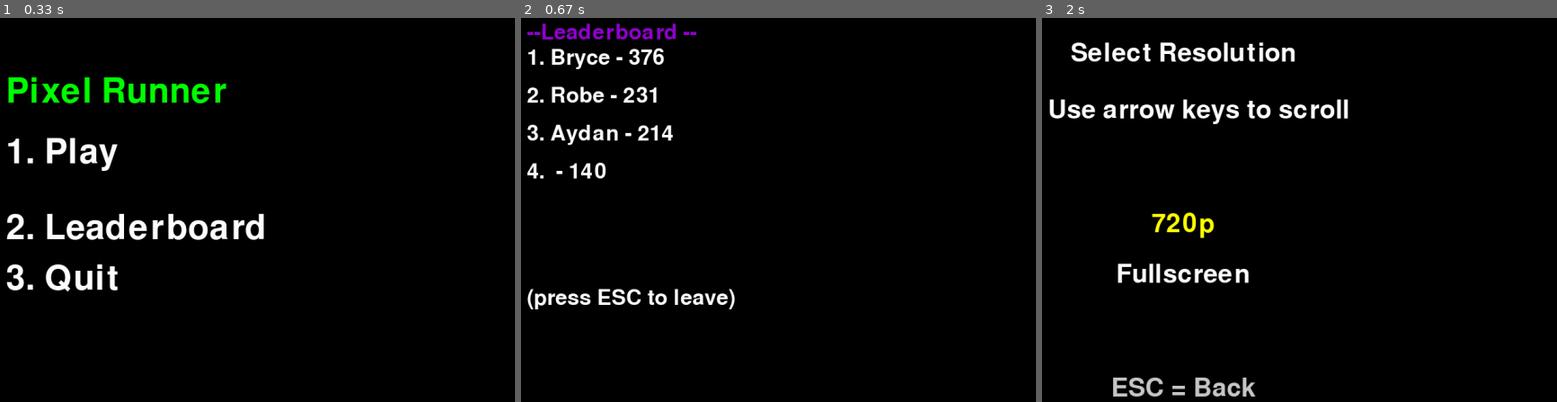
Above: before the commit, frames 1-3 (left to right).
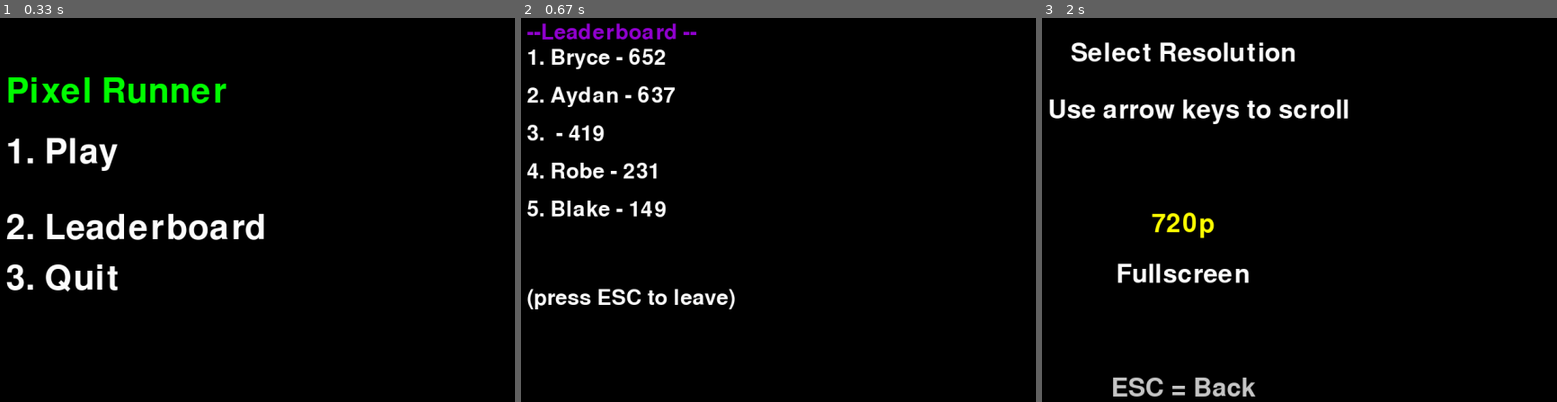
Above: after the commit, the same moments.

Repository: bmcmonigle8180/PixelRunner
Game: pygame game, started from pygame models/PixelRunner.py
Two runs of this game, one before a commit and one after it. Both use one fixed random seed, a clock stepped at 60 frames per second and the inputs below.
Inputs:
- Up to frame 1 (0.33 s): no input
- Up to frame 2 (0.67 s): tap 2 at 0.33 s
- Up to frame 3 (2 s): hold Up 0.67-1.13 s; tap 1 at 1.95 s

Frame 1 is identical in both runs. In frame 2, 2.2% of the frame differs, in the area x 1-30%, y 7-52%; in frame 3, nothing differs.

Commit message:
test upd

Diff:
--- a/pygame models/leaderboard.txt
+++ b/pygame models/leaderboard.txt
@@ -1,6 +1,8 @@
-Aydan,214
-,140
-Bryce,376
+Aydan,637
+,419
+Bryce,652
 Robe,231
+Blake,149
+makenzie,140
 
-,22
+,36
--- a/pygame models/tests.py
+++ b/pygame models/tests.py
@@ -2,8 +2,77 @@
 import sys
 import random
 import os
-import time
+
 pygame.init()
+
+# ------------------- Sound Effects & Music Playlist ------------------- #
+# Placeholder paths for sound effects
+sound_effect_paths = {
+    "menu_click": "C:/Users/bmcmonigle8180/Documents/PixelRunner/PixelRunner/pygame models/MenuClicks.mp3",
+    "jump": "C:/Users/bmcmonigle8180/Documents/PixelRunner/PixelRunner/pygame models/GameJump.mp3",
+    "lose": "C:/Users/bmcmonigle8180/Documents/PixelRunner/PixelRunner/pygame models/GameLoss.mp3",
+}
+
+# Load sound effects
+sound_effects = {}
+for key, path in sound_effect_paths.items():
+    sound_effects[key] = pygame.mixer.Sound(path)
+
+# Set initial volumes
+sound_volumes = {
+    "menu_click": 1.3,
+    "jump": 999999999999999999999999.,
+    "lose": 999999999999999999999999.
+}
+for key, sound in sound_effects.items():
+    sound.set_volume(sound_volumes[key])
+
+# ------------------- Music Management ------------------- #
+menu_music_paths = [
+    "C:/Users/bmcmonigle8180/Documents/PixelRunner/PixelRunner/pygame models/MenuMusic.mp3",
+    "C:/Users/bmcmonigle8180/Documents/PixelRunner/PixelRunner/pygame models/MenuMusic.mp3"
+]
+game_music_paths = [
+    "C:/Users/bmcmonigle8180/Documents/PixelRunner/PixelRunner/pygame models/GameMusic-1.mp3",
+    "C:/Users/bmcmonigle8180/Documents/PixelRunner/PixelRunner/pygame models/GameMusic-2.mp3",
+    "C:/Users/bmcmonigle8180/Documents/PixelRunner/PixelRunner/pygame models/GameMusic-3.mp3"
+]
+
+menu_music_playlist = []
+game_music_playlist = []
+
+def play_menu_music():
+    global menu_music_playlist
+    if not menu_music_playlist:
+        menu_music_playlist = menu_music_paths.copy()
+        random.shuffle(menu_music_playlist)
+    track = menu_music_playlist.pop()
+    pygame.mixer.music.load(track)
+    pygame.mixer.music.set_volume(0.05)
+    pygame.mixer.music.play(-1)
+
+def play_game_music():
+    global game_music_playlist
+    if not game_music_playlist:
+        game_music_playlist = game_music_paths.copy()
+        random.shuffle(game_music_playlist)
+    track = game_music_playlist.pop()
+    pygame.mixer.music.load(track)
+    pygame.mixer.music.set_volume(0.05)
+    pygame.mixer.music.play()
+
+def check_music():
+    if not pygame.mixer.music.get_busy():
+        # For simplicity, keep playing game music
+        play_game_music()
+
+# Helper function for menu click sound
+def play_menu_click():
+    sound_effects["menu_click"].play()
+
+# ------------------ Rest of your code ------------------ #
+# Replace previous sound effect initializations with the new structure
+# and call play_menu_music() at start of menu, play_game_music() at game start
 
 # ---------------- Initial temporary screen ---------------- #
 screen = pygame.display.set_mode((1280, 720))
@@ -12,17 +81,14 @@
 
 # ---------------- Assets ---------------- #
 backgroundImg = pygame.image.load("C:/Users/bmcmonigle8180/Documents/SE/SE.git/pygame models/pixilart-drawing.png")
-
 female_imgs = [
     pygame.image.load("C:/Users/bmcmonigle8180/Documents/SE/SE.git/pygame models/femmovewalkanim1-pixilart (3).png").convert_alpha(),
     pygame.image.load("C:/Users/bmcmonigle8180/Documents/SE/SE.git/pygame models/femmovewalkanim2-pixilart (5).png").convert_alpha()
 ]
-
 male_imgs = [
     pygame.image.load("C:/Users/bmcmonigle8180/Documents/SE/SE.git/pygame models/malewalkanim1.png").convert_alpha(),
     pygame.image.load("C:/Users/bmcmonigle8180/Documents/SE/SE.git/pygame models/malewalkanim2.png").convert_alpha()
 ]
-
 obstacle_img = pygame.image.load("C:/Users/bmcmonigle8180/Documents/SE/SE.git/pygame models/seat-model-pixilart.png").convert_alpha()
 overhead_img = pygame.image.load("C:/Users/bmcmonigle8180/Documents/SE/SE.git/pygame models/brick-over-head-pixilart.png").convert_alpha()
 
@@ -32,9 +98,10 @@
 ground_level_ratio = 0.82
 LEADERBOARD_FILE = "leaderboard.txt"
 
-BASE_SPEED = 5
-MAX_SPEED = 15
+BASE_SPEED = 6
+MAX_SPEED = 200
 BASE_ACCEL = 0.0025
+
 MAX_SPACING = 1000
 MIN_SPACING = 150
 OVERHEAD_HEIGHT_OFFSET = 105
@@ -74,6 +141,7 @@
                 elif event.key == pygame.K_DOWN:
                     selected = (selected + 1) % len(options)
                 elif event.key == pygame.K_RETURN:
+                    play_menu_click()
                     chosen = options[selected]
                     if chosen == "Fullscreen":
                         return (max_width, max_height), pygame.FULLSCREEN
@@ -152,16 +220,17 @@
                 continue
     return sorted(scores.items(), key=lambda x: x[1], reverse=True)[:5]
 
-#----------- Spawn Checker ---------------#
-def can_spawn(new_x, obstacles, overheads):
-    for r in obstacles:
-        if abs(r.x - new_x) < MIN_SPACING:
-            return False
-    for r in overheads:
-        if abs(r.x - new_x) < MIN_SPACING:
+# ----------- Spawn checker ----------- #
+def can_spawn(new_x, obstacles, overheads, min_distance=MIN_SPACING):
+    for r in obstacles + overheads:
+        if abs(r.x - new_x) < min_distance:
             return False
     return True
-#change spacings in contents
+
+# ----------- Dynamic min distance based on speed ----------- #
+def get_dynamic_min_distance(speed):
+    return max(MIN_SPACING, int(MIN_SPACING + (speed - BASE_SPEED) * 2))
+
 # ---------------- Game Function ---------------- #
 def run_game(username, player_imgs):
     player_x = 100
@@ -181,7 +250,30 @@
 
     font = pygame.font.Font(None, 40)
 
+    def spawn_obstacles():
+        for _ in range(20):
+            new_x = WIDTH + random.randint(100, 1500)
+            if can_spawn(new_x, obstacles, overheads, current_min_distance):
+                rect = obstacle_img_scaled.get_rect()
+                rect.x = new_x
+                rect.y = ground_level - rect.height
+                obstacles.append(rect)
+                break
+
+    def spawn_overheads():
+        for _ in range(20):
+            new_x = WIDTH + random.randint(200, 1500)
+            if can_spawn(new_x, obstacles, overheads, current_min_distance):
+                rect = overhead_img_scaled.get_rect()
+                rect.x = new_x
+                rect.y = ground_level - player_imgs[0].get_height() - OVERHEAD_HEIGHT_OFFSET
+                overheads.append(rect)
+                break
+
     while True:
+        check_music()
+        current_min_distance = get_dynamic_min_distance(scroll_speed)
+
         # Scroll background
         bg_x1 -= scroll_speed
         bg_x2 -= scroll_speed
@@ -201,6 +293,10 @@
             if event.type == pygame.KEYDOWN:
                 if event.key == pygame.K_SPACE and player_y >= ground_level - player_imgs[0].get_height():
                     velocity_y = jump_strength
+                    sound_effects["jump"].play()
+                # Menu click sound for menu navigation
+                elif event.key in [pygame.K_UP, pygame.K_DOWN, pygame.K_1, pygame.K_2, pygame.K_RETURN]:
+                    play_menu_click()
 
         # Player physics
         velocity_y += gravity
@@ -209,6 +305,7 @@
             player_y = ground_level - player_imgs[0].get_height()
             velocity_y = 0
 
+        # Increase speed gradually
         speed += BASE_ACCEL
         if speed > MAX_SPEED:
             speed = MAX_SPEED
@@ -221,26 +318,11 @@
         if frame // 10 != prev_frame // 10:
             score += 1
 
-        # ---------------- Spawn Obstacles ---------------- #
-        if len(obstacles) == 0 or obstacles[-1].x < WIDTH - 300:
-            for _ in range(10):
-                new_x = WIDTH + random.randint(0, 200)
-                if can_spawn(new_x, obstacles, overheads):
-                    rect = obstacle_img_scaled.get_rect()
-                    rect.x = new_x
-                    rect.y = ground_level - rect.height
-                    obstacles.append(rect)
-                    break
-        #-------- Spawn Overhead ---------------------------#
-        if len(overheads) == 0 or overheads[-1].x < WIDTH - 500:
-            for _ in range(10):
-                new_x = WIDTH + random.randint(200, 400)
-                if can_spawn(new_x, obstacles, overheads):
-                    rect = overhead_img_scaled.get_rect()
-                    rect.x = new_x
-                    rect.y = ground_level - player_imgs[0].get_height() - OVERHEAD_HEIGHT_OFFSET
-                    overheads.append(rect)
-                    break
+        # Spawn obstacles and overheads
+        if len(obstacles) == 0 or obstacles[-1].x < WIDTH - random.randint(50, 700):
+            spawn_obstacles()
+        if len(overheads) == 0 or overheads[-1].x < WIDTH - random.randint(50, 700):
+            spawn_overheads()
 
         # Move obstacles
         for r in obstacles:
@@ -252,7 +334,7 @@
         obstacles = [r for r in obstacles if r.x > -100]
         overheads = [r for r in overheads if r.x > -100]
 
-        # Collision
+        # Collision detection
         player_rect = current_img.get_rect(topleft=(player_x, player_y))
         hit_type = None
         for r in obstacles:
@@ -262,10 +344,18 @@
             if player_rect.colliderect(r):
                 hit_type = "Overhead Obstacle"
         if hit_type:
+            # Stop background music
+            pygame.mixer.music.stop()
+            # Play lose sound effect
+            sound_effects["lose"].play()
+            # Wait until the sound finishes
+            while pygame.mixer.get_busy():
+                pygame.time.wait(100)
             save_score(username, score)
-            return score, hit_type
-
-        # Draw
+            display_game_over(score, hit_type)
+            return
+
+        # Draw everything
         for r in obstacles:
             screen.blit(obstacle_img_scaled, r)
         for r in overheads:
@@ -275,6 +365,31 @@
 
         pygame.display.update()
         clock.tick(60)
+
+# ------------------- Game Over Screen ------------------- #
+def display_game_over(score, hit_type):
+    # Play the lose sound effect again in game over screen
+    sound_effects["lose"].play()
+    # Wait until the sound finishes before displaying the screen
+    #while pygame.mixer.get_busy():
+        #pygame.time.wait(15)
+    play_menu_music()
+    font = pygame.font.Font(None, 80)
+    while True:
+        screen.fill((0, 0, 0))
+        screen.blit(font.render("Game Over", True, (255, 0, 0)), (WIDTH//3, HEIGHT//4))
+        screen.blit(font.render(f"Score: {score}", True, (255,255,255)), (WIDTH//3, HEIGHT//2))
+        screen.blit(font.render(f"You lost by {hit_type}!", True, (255,255,255)), (WIDTH//3, HEIGHT//2 + 80))
+        screen.blit(font.render("Press Enter to Restart", True, (0,255,0)), (WIDTH//3, HEIGHT//1.2))
+        pygame.display.flip()
+
+        for event in pygame.event.get():
+            if event.type == pygame.KEYDOWN:
+                if event.key == pygame.K_RETURN:
+                    return
+            elif event.type == pygame.QUIT:
+                pygame.quit()
+                sys.exit()
 
 # ---------------- Menus ---------------- #
 def main_menu():
@@ -291,10 +406,13 @@
         for event in pygame.event.get():
             if event.type == pygame.KEYDOWN:
                 if event.key == pygame.K_1:
+                    play_menu_click()
                     return "play"
                 if event.key == pygame.K_2:
+                    play_menu_click()
                     return "leaderboard"
                 if event.key == pygame.K_3:
+                    play_menu_click()
                     pygame.quit()
                     sys.exit()
 
@@ -319,6 +437,7 @@
                 elif event.key == pygame.K_DOWN:
                     selected = (selected + 1) % len(options)
                 elif event.key == pygame.K_RETURN:
+                    play_menu_click()
                     return "female" if selected == 0 else "male"
 
 def name_input_menu():
@@ -354,6 +473,9 @@
 WIDTH, HEIGHT = 1280, 720
 screen = pygame.display.set_mode((WIDTH, HEIGHT))
 
+# Start playing menu music
+play_menu_music()
+
 while True:
     choice = main_menu()
     if choice == "play":
@@ -363,9 +485,8 @@
         gender = character_selection_menu()
         username = name_input_menu()
         player_imgs = female_imgs_scaled if gender == "female" else male_imgs_scaled
-        while True:
-            score, hit_type = run_game(username, player_imgs)
-            break
+        play_game_music()
+        run_game(username, player_imgs)
     elif choice == "leaderboard":
         scores = get_leaderboard()
         font = pygame.font.Font(None, 50)
Empty file removed: GameIsInPygameModels.txt
Not shown, added: pygame models/FastPace.wav
Not shown, added: pygame models/GameJump.mp3
Not shown, added: pygame models/GameLoss.mp3
Not shown, added: pygame models/GameMusic-1.mp3
Not shown, added: pygame models/GameMusic-2.mp3
Not shown, added: pygame models/GameMusic-3.mp3
Not shown, added: pygame models/MenuClicks.mp3
Not shown, added: pygame models/MenuMusic.mp3
Not shown, added: pygame models/edr-8-bit-jump-001-171817 .mp3
Not shown, added: pygame models/mehjump.mp3
